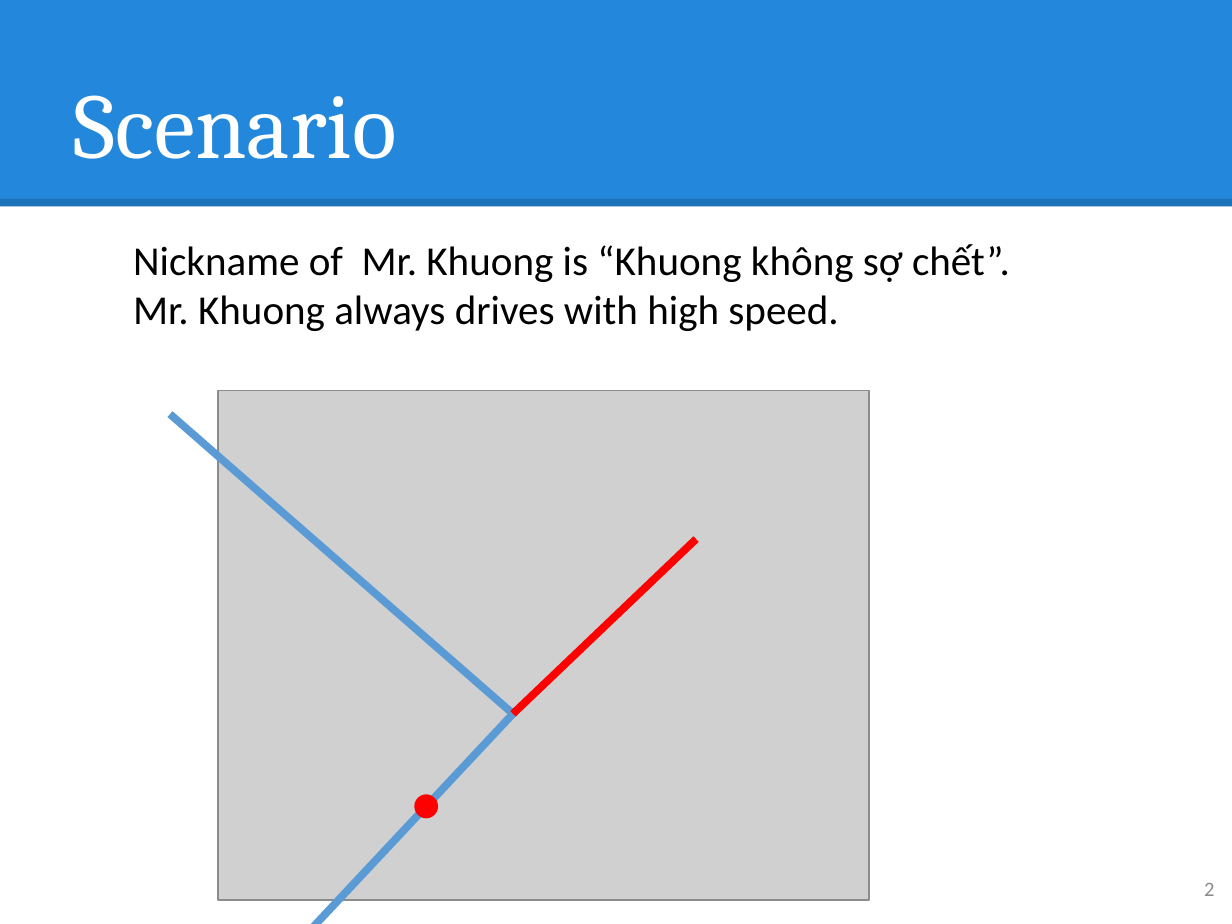
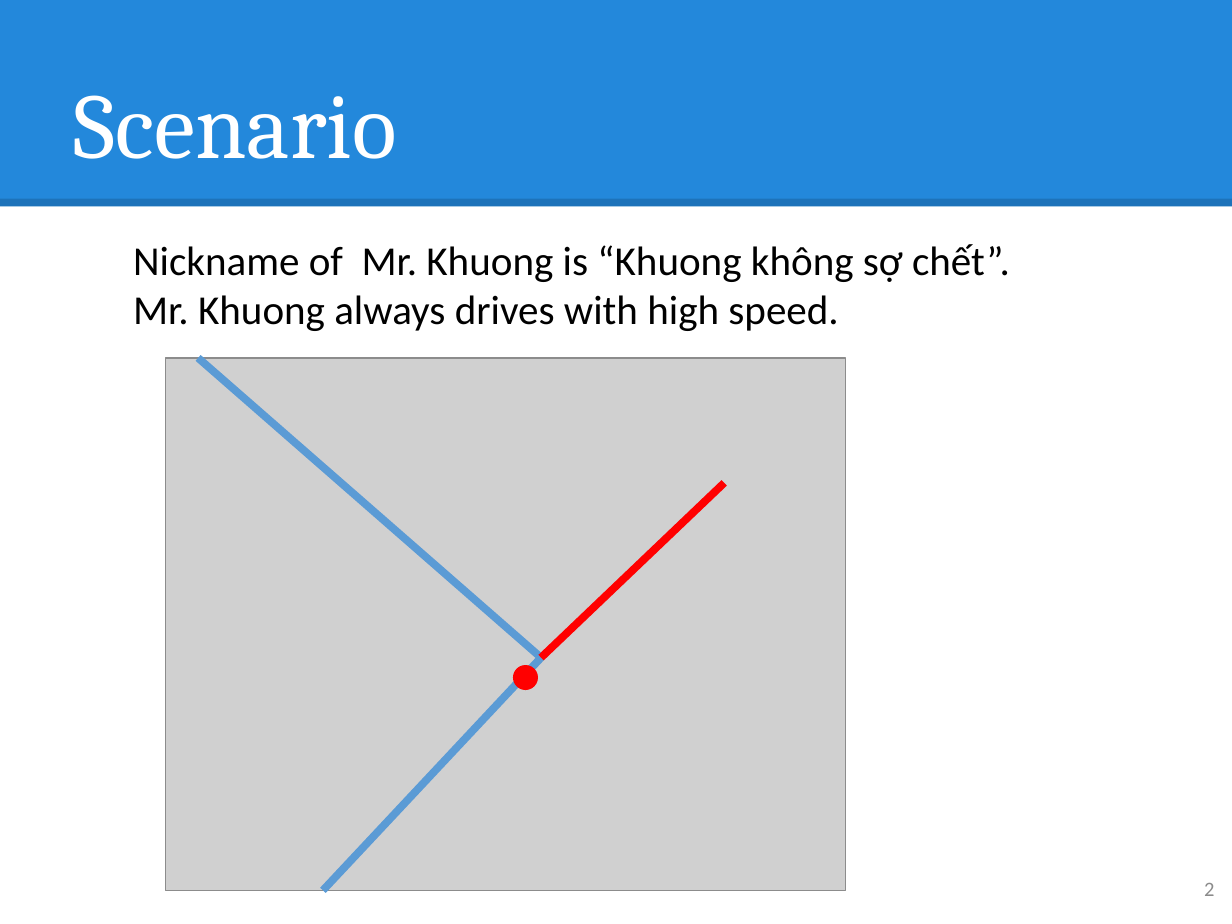
Before and after one commit to hqt/street-router, a slide deck: slide 2 of Document/presentation/nam/notify wrong way.pptx. Drawn at 1232x924 pixels with LibreOffice and Linux fonts; fonts in the diff are those of the drawing; grey boxes stand for pictures. Boxes give left, top, right and bottom in pixels: in the first picture for what was removed or moved away, otherwise in the second. Text is boxed around its words. In the diff, an @@ line names an element or a change of style, - is before the commit and + after.

```diff
--- a/Document/presentation/nam/notify wrong way.pptx
+++ b/Document/presentation/nam/notify wrong way.pptx
@@ picture: place and size @@
-picture at bbox=[218, 391, 869, 901]
+picture at bbox=[165, 359, 845, 891]
@@ line moved from (170, 414) - (513, 713) to (198, 359) - (541, 658) @@
@@ line moved from (696, 540) - (513, 713) to (724, 483) - (541, 658) @@
@@ line moved from (294, 924) - (513, 713) to (323, 891) - (541, 658) @@
@@ ellipse: place and size @@
-ellipse at bbox=[415, 795, 437, 817]
+ellipse at bbox=[514, 665, 537, 689]
```
Also in this commit, not shown: 4 other slides changed.
